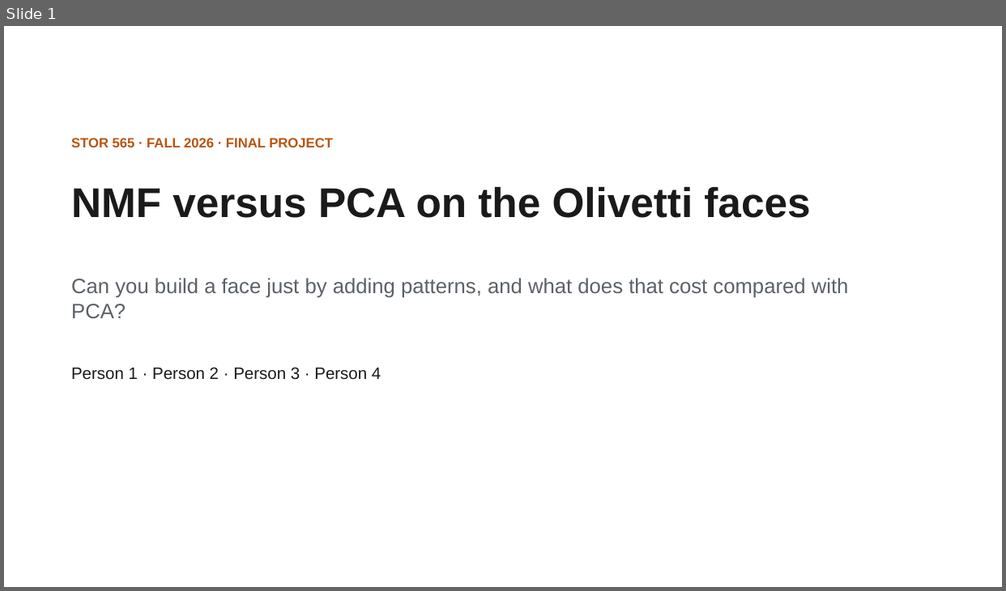
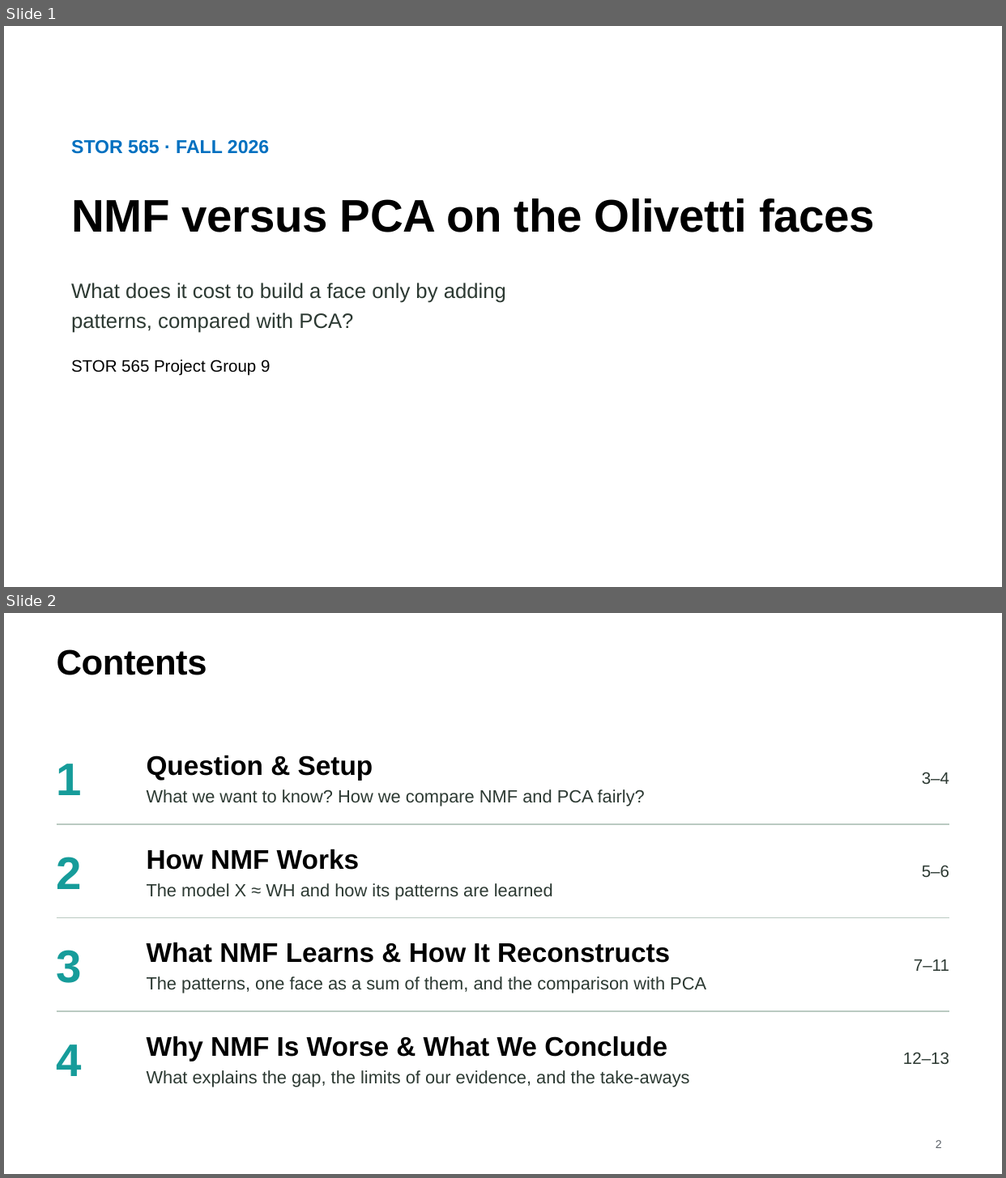
Before and after one commit to MachineWJQ6657/pca-vs-nmf, a slide deck: slides/STOR565_Slides.pptx. Shown one above the other, each under a label of ours: slide 1 before the commit, slides 1 and 2 after it. The pictures are 1006x591 and 1006x1178 pixels, drawn with LibreOffice and Linux fonts; fonts in the diff are those of the drawing. Boxes give left, top, right and bottom in pixels: in the first picture for what was removed or moved away, otherwise in the second. Text is boxed around its words. In the diff, an @@ line names an element or a change of style, - is before the commit and + after.

```diff
--- a/slides/STOR565_Slides.pptx
+++ b/slides/STOR565_Slides.pptx
@@ slide 2 added at [4, 613, 1002, 1174], background #FFFFFF @@
@@ title added at [57, 649, 207, 675], 34 pt, text #000000, bold @@
+Contents
@@ text added at [147, 755, 645, 807], 17 pt, text #2C3932 @@
+Question & Setup
+What we want to know? How we compare NMF and PCA fairly?
@@ text added at [57, 764, 82, 795], 44 pt, text #169C9A, bold @@
+1
@@ text added at [922, 772, 949, 784], 16 pt, text #2C3932 @@
+3–4
@@ line added from (57, 825) to (949, 825), #BACAC1 1 pt @@
@@ text added at [147, 849, 553, 900], 17 pt, text #2C3932 @@
+How NMF Works
+The model X ≈ WH and how its patterns are learned
@@ text added at [57, 857, 82, 889], 44 pt, text #169C9A, bold @@
+2
@@ text added at [922, 865, 949, 877], 16 pt, text #2C3932 @@
+5–6
@@ line added from (57, 918) to (949, 918), #BACAC1 1 pt @@
@@ text added at [57, 950, 82, 983], 44 pt, text #169C9A, bold @@
+3
@@ text added at [147, 942, 706, 994], 17 pt, text #2C3932 @@
+What NMF Learns & How It Reconstructs
+The patterns, one face as a sum of them, and the comparison with PCA
@@ text added at [914, 960, 949, 971], 16 pt, text #2C3932 @@
+7–11
@@ line added from (57, 1012) to (949, 1012), #BACAC1 1 pt @@
@@ text added at [57, 1045, 82, 1076], 44 pt, text #169C9A, bold @@
+4
@@ text added at [147, 1036, 689, 1087], 17 pt, text #2C3932 @@
+Why NMF Is Worse & What We Conclude
+What explains the gap, the limits of our evidence, and the take-aways
@@ text added at [903, 1052, 949, 1064], 16 pt, text #2C3932 @@
+12–13
@@ page number added at [936, 1140, 942, 1148], 11 pt, text #5B6168 @@
+2
@@ slide 1 changed as well @@
@@ text at [71, 140, 269, 154]: text changed; size 13 to 18 pt; text colour #B85410 to #0070C0 @@
-STOR 565 · FALL 2026 · FINAL PROJECT
+STOR 565 · FALL 2026
@@ title "NMF versus PCA on the ...": place and size @@
-title "NMF versus PCA on the ..." at [71, 186, 810, 218]
+title "NMF versus PCA on the ..." at [71, 199, 875, 233]
@@ title "NMF versus PCA on the ..." at [71, 199, 875, 233]: size 40 to 44 pt, text colour #1A1A1A to #000000, letter spacing 0 to -0.3 pt; line spacing 1 to 0.95 @@
@@ text at [71, 283, 506, 333]: text changed; text colour #5B6168 to #2C3932 @@
-Can you build a face just by adding patterns, and what does that cost compared with PCA?
+What does it cost to build a face only by adding patterns, compared with PCA?
@@ text at [71, 360, 270, 376]: text changed; text colour #1A1A1A to #000000 @@
-Person 1 · Person 2 · Person 3 · Person 4
+STOR 565 Project Group 9
```
Also in this commit, not shown: 12 other slides changed, 1 slide removed.
